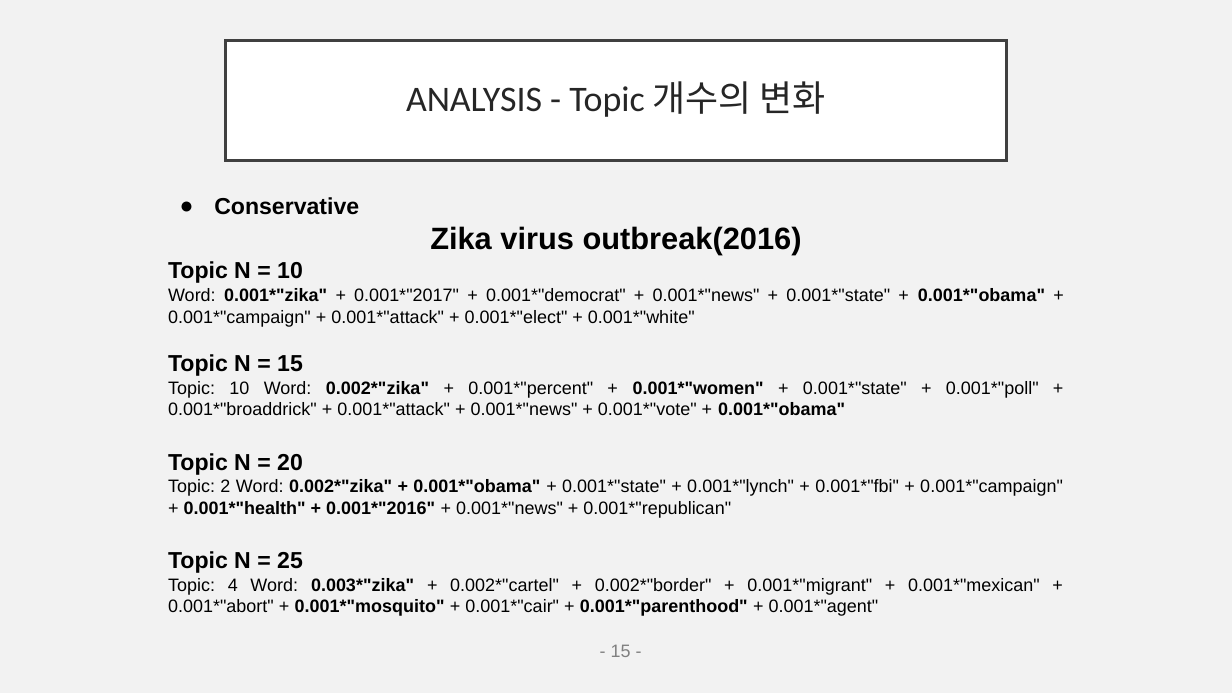
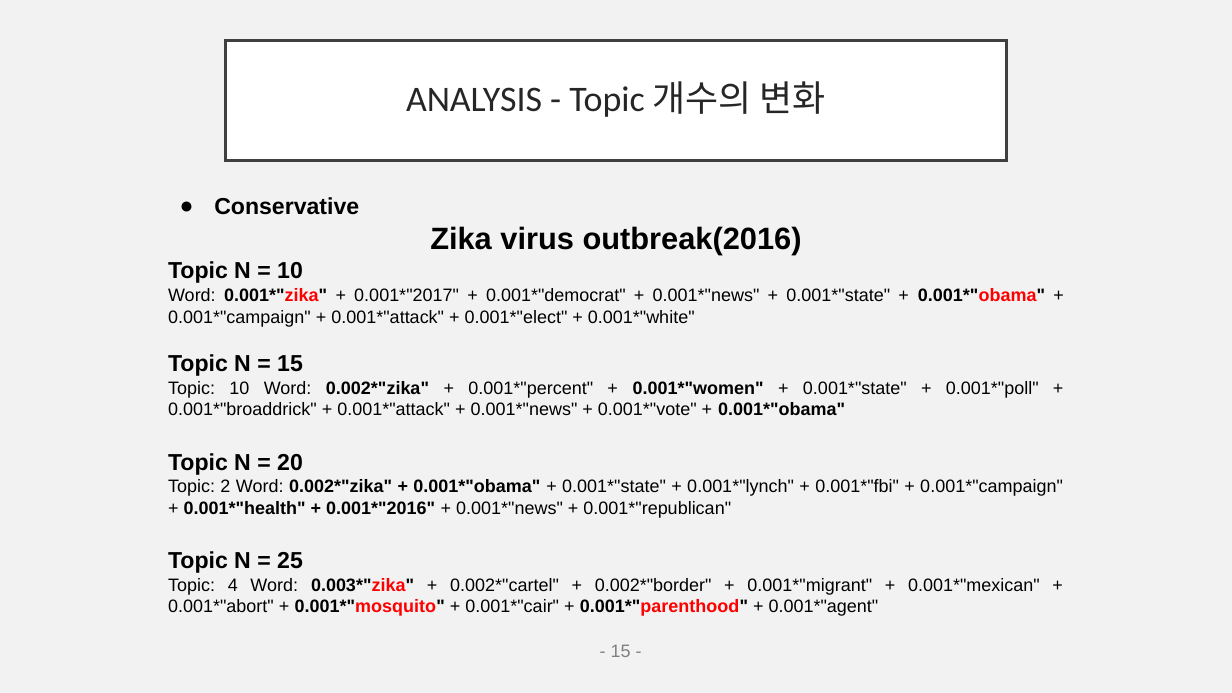
Before and after one commit to EJLEE5826/American_News_Topic_Modeling-using_LDA, a slide deck: slide 16 of final_pptNLP.pptx (slide 15 before the commit). Drawn at 1232x693 pixels with LibreOffice and Linux fonts; fonts in the diff are those of the drawing. Boxes give left, top, right and bottom in pixels: in the first picture for what was removed or moved away, otherwise in the second. Text is boxed around its words. In the diff, an @@ line names an element or a change of style, - is before the commit and + after.

```diff
--- a/final_pptNLP.pptx
+++ b/final_pptNLP.pptx
@@ text at (168,288,1045,616): text colour #000000 to #FF0000 in "0.001*"zika" 0.001*"obama"", "0.003*"zika" 0.001*"mosquito" 0.001*"parenthood"" @@
```
Also in this commit, not shown: 6 other slides changed, 1 slide added.
